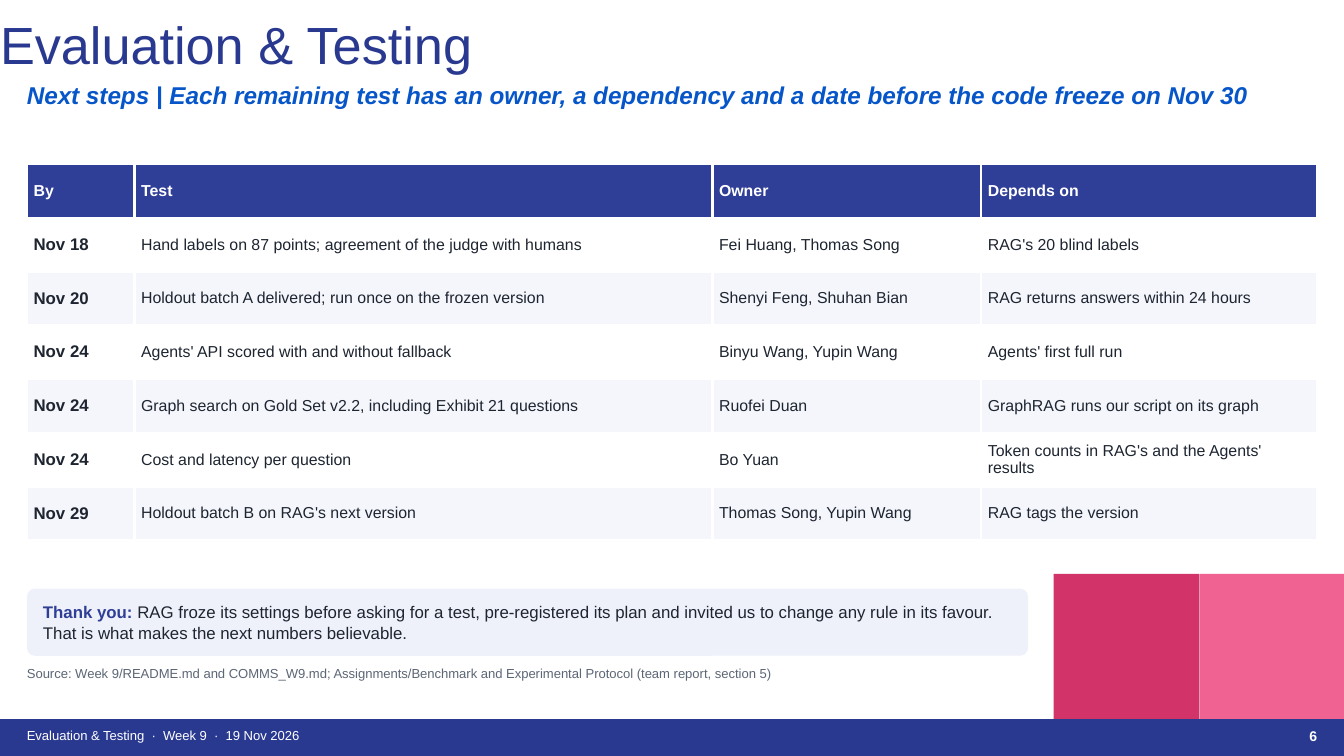
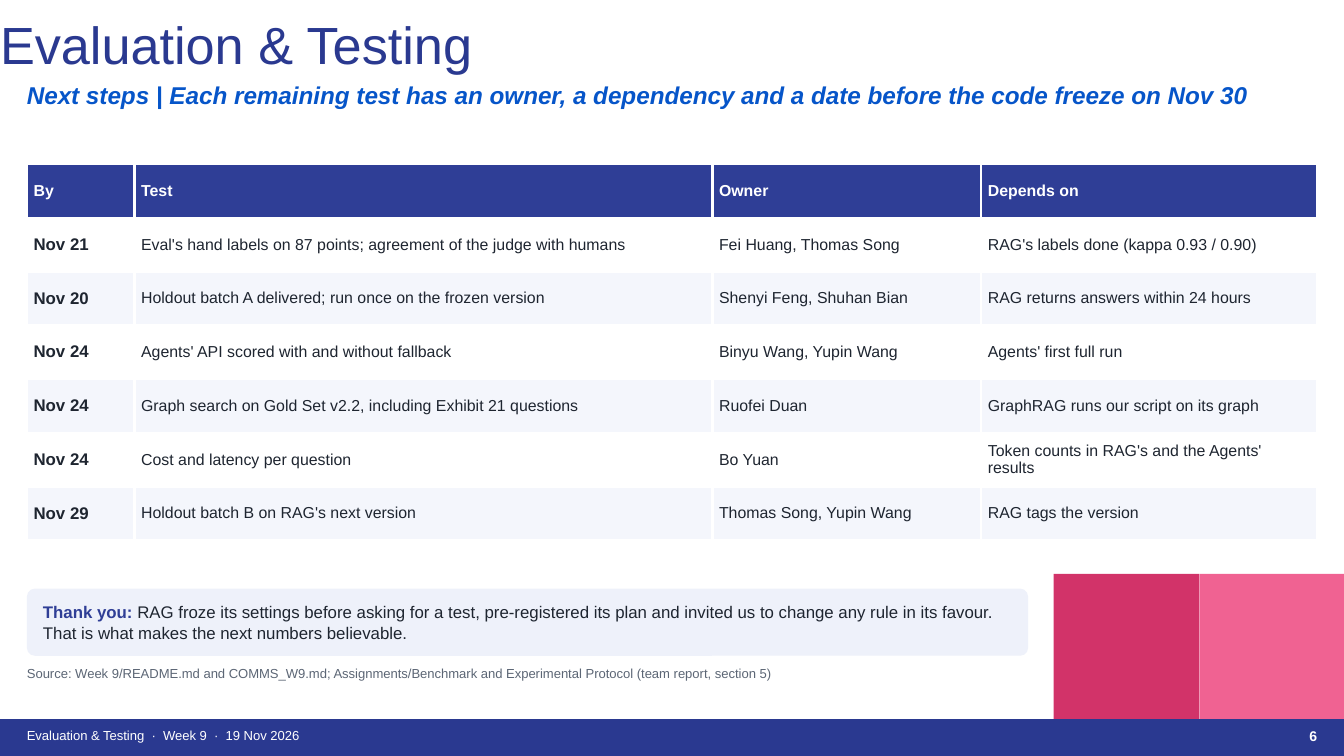
Before and after one commit to thomassong0604-oss/kpmg-eval, a slide deck: slide 6 of Week 9/deck/KPMG_Eval_Week9_11-19.pptx. Drawn at 1344x756 pixels with LibreOffice and Linux fonts; fonts in the diff are those of the drawing. Boxes give left, top, right and bottom in pixels: in the first picture for what was removed or moved away, otherwise in the second. Text is boxed around its words. In the diff, an @@ line names an element or a change of style, - is before the commit and + after.

```diff
--- a/Week 9/deck/KPMG_Eval_Week9_11-19.pptx
+++ b/Week 9/deck/KPMG_Eval_Week9_11-19.pptx
@@ table at [27,164,1317,540] @@
-row 2: Nov 18 | Hand labels on 87 points; agreement of the judge with humans | Fei Huang, Thomas Song | RAG's 20 blind labels
+row 2: Nov 21 | Eval's hand labels on 87 points; agreement of the judge with humans | Fei Huang, Thomas Song | RAG's labels done (kappa 0.93 / 0.90)
```
Also in this commit, not shown: 2 other slides changed, 3 other files.
